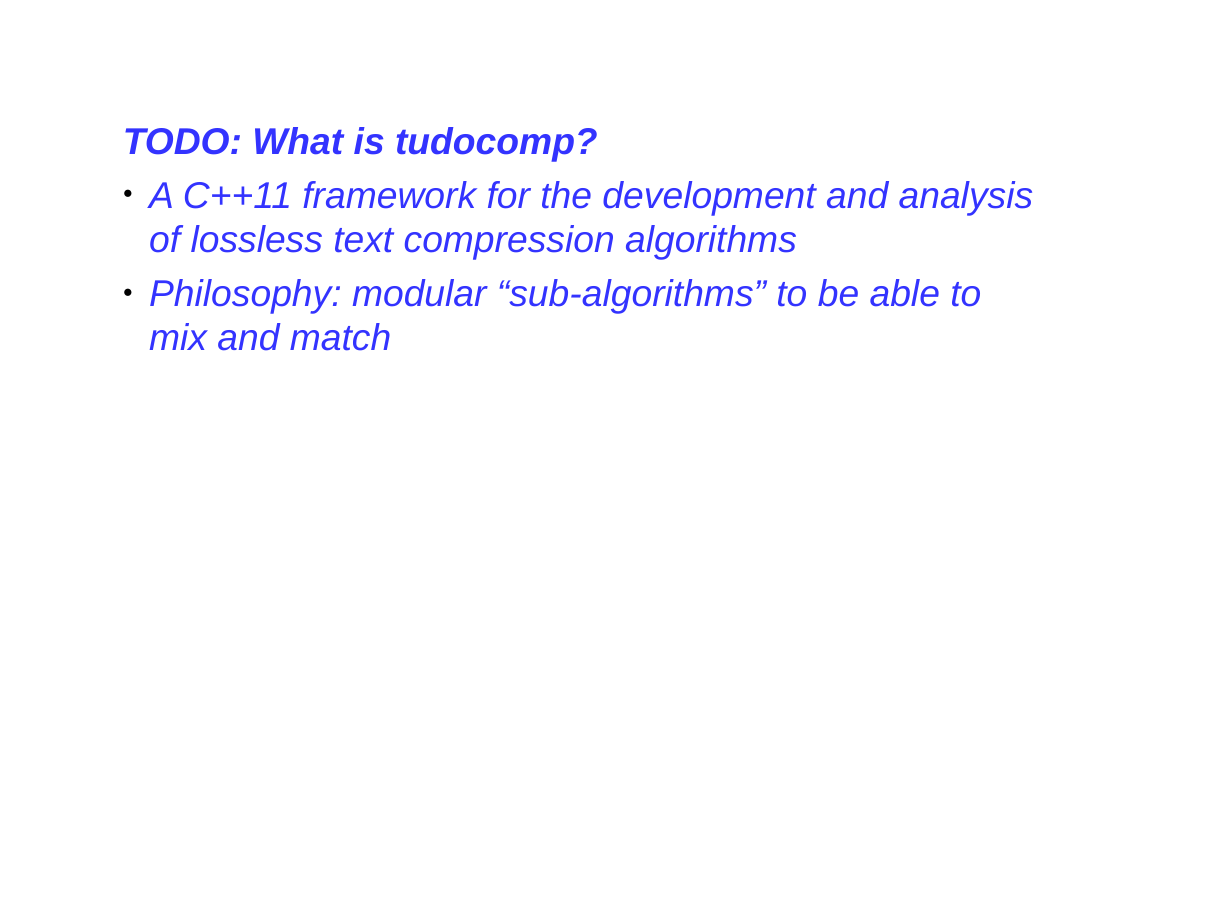
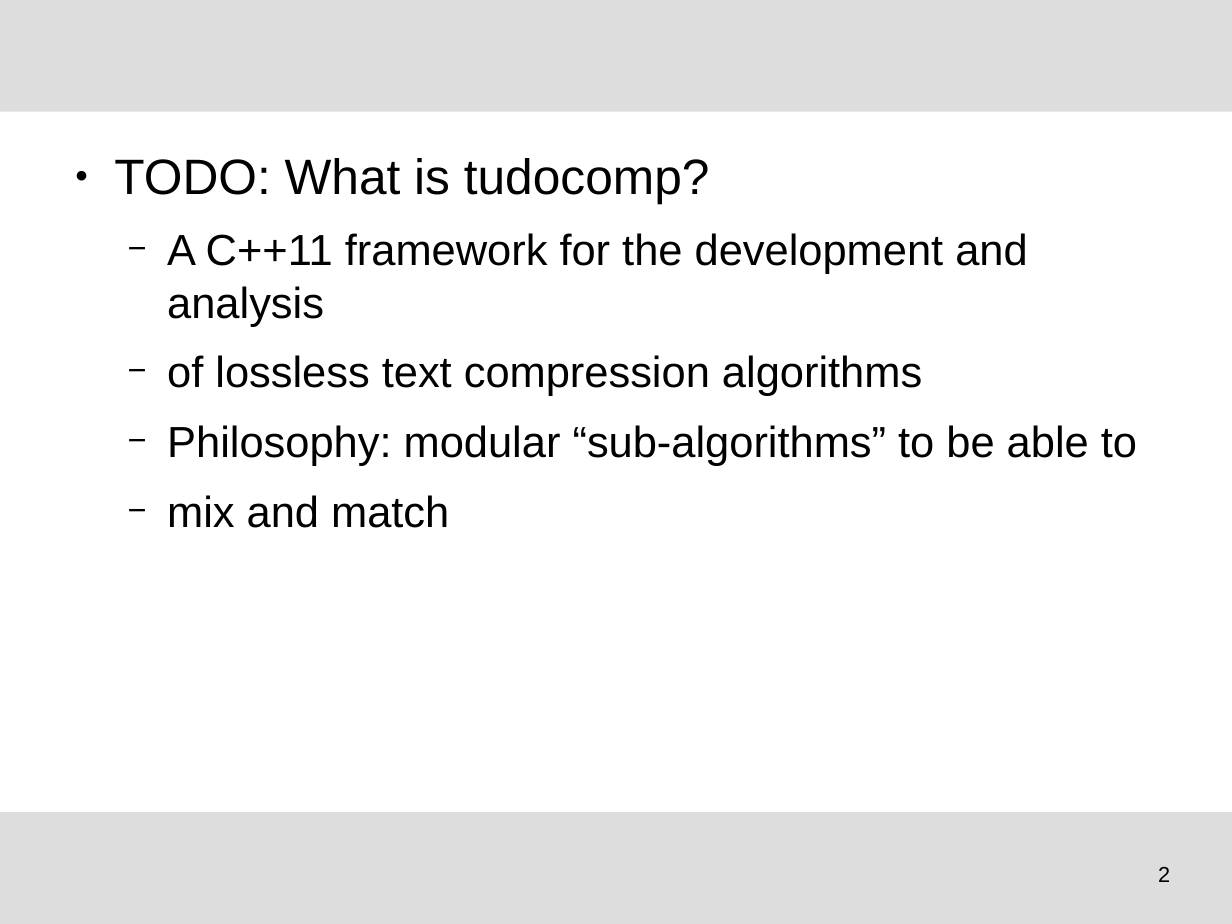
Before and after one commit to tudocomp/tudocomp, a slide deck: slide 2 of etc/presentation.odp. Drawn at 1232x924 pixels with LibreOffice and Linux fonts; fonts in the diff are those of the drawing; background and template pictures are left out. Boxes give left, top, right and bottom in pixels: in the first picture for what was removed or moved away, otherwise in the second. Text is boxed around its words. In the diff, an @@ line names an element or a change of style, - is before the commit and + after.

Commit message:
Presentation style

```diff
--- a/etc/presentation.odp
+++ b/etc/presentation.odp
@@ rectangle added at (x1=0, y1=0, x2=1232, y2=112), fill #DDDDDD @@
@@ text "TODO: What is tudocomp?" moved from (x1=123, y1=127, x2=1034, y2=351) to (x1=114, y1=158, x2=1137, y2=528) @@
@@ text at (x1=114, y1=158, x2=710, y2=204): size 24 to 32 pt, text colour #3333FF to #000000, bold off, italic off in "TODO: What is tudocomp?"; bullet none to ●; more space between paragraphs @@
@@ text at (x1=167, y1=233, x2=1137, y2=528): text changed; size 24 to 28 pt; text colour #3333FF to #000000; italic off @@
-● A C++11 framework for the development and analysis
-  of lossless text compression algorithms
-● Philosophy: modular “sub-algorithms” to be able to
-  mix and match
+  − A C++11 framework for the development and analysis
+  − of lossless text compression algorithms
+  − Philosophy: modular “sub-algorithms” to be able to
+  − mix and match
@@ rectangle added at (x1=0, y1=813, x2=1232, y2=924), fill #DDDDDD @@
@@ page number added at (x1=1158, y1=867, x2=1170, y2=882), 14 pt, text #000000 @@
+2
```
Also in this commit, not shown: 6 other slides changed, 1 slide added.
